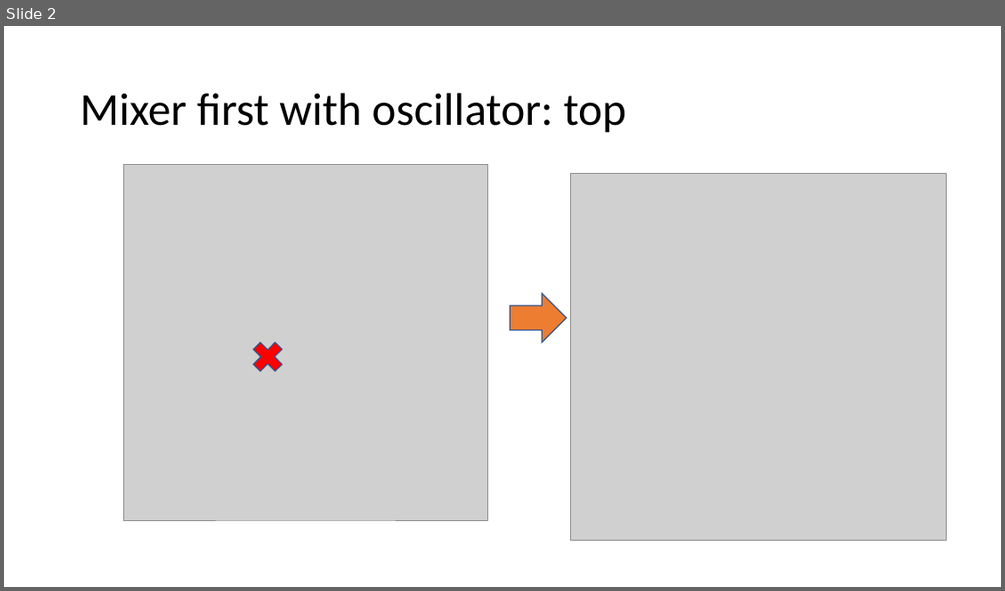
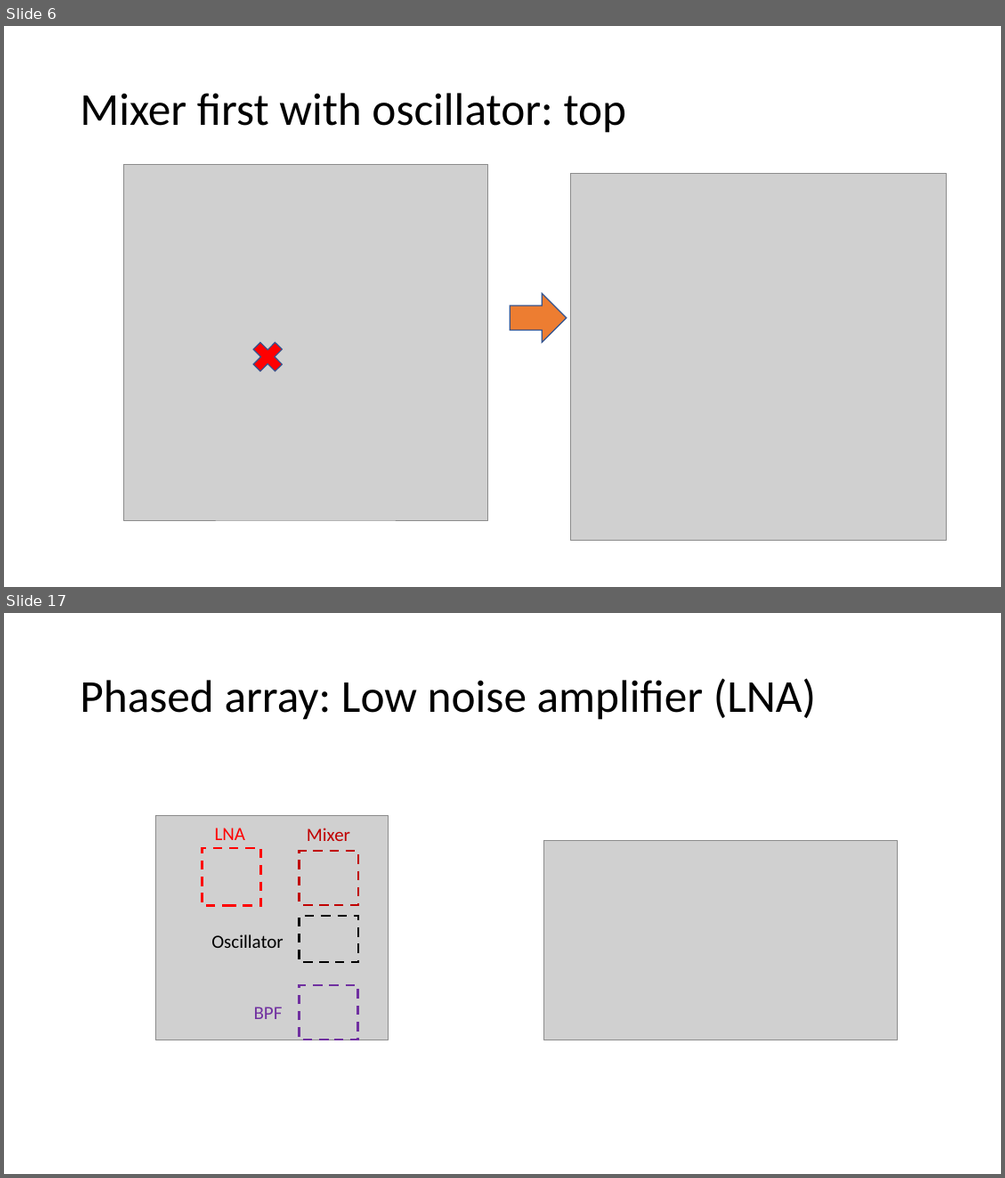
Before and after one commit to kkunal1408/GANA_circuit_data, a slide deck: circuit_data/source_files/individual_test_data_org/summary_results.pptx. Shown one above the other, each under a label of ours: slide 2 before the commit, slides 6 and 17 after it; the slides between them are not shown. The pictures are 1005x591 and 1005x1178 pixels, drawn with LibreOffice and Linux fonts; fonts in the diff are those of the drawing; grey boxes stand for pictures. Boxes give left, top, right and bottom in pixels: in the first picture for what was removed or moved away, otherwise in the second. Text is boxed around its words. In the diff, an @@ line names an element or a change of style, - is before the commit and + after.

```diff
--- a/circuit_data/source_files/individual_test_data_org/summary_results.pptx
+++ b/circuit_data/source_files/individual_test_data_org/summary_results.pptx
@@ slide 17 added at box(4, 613, 1001, 1174), background #FFFFFF @@
@@ title added at box(80, 678, 816, 720), 44 pt, text #000000 @@
+Phased array: Low noise amplifier (LNA)
@@ picture added at box(544, 841, 898, 1040) @@
@@ group added at box(155, 815, 388, 1040): 4 rectangles, 4 texts, 1 picture @@
+LNA
+Mixer
+Oscillator
+BPF
@@ what was slide 2 is now slide 6 @@
```
Also in this commit, not shown: 7 slides changed, 10 other slides added, 3 other files.
